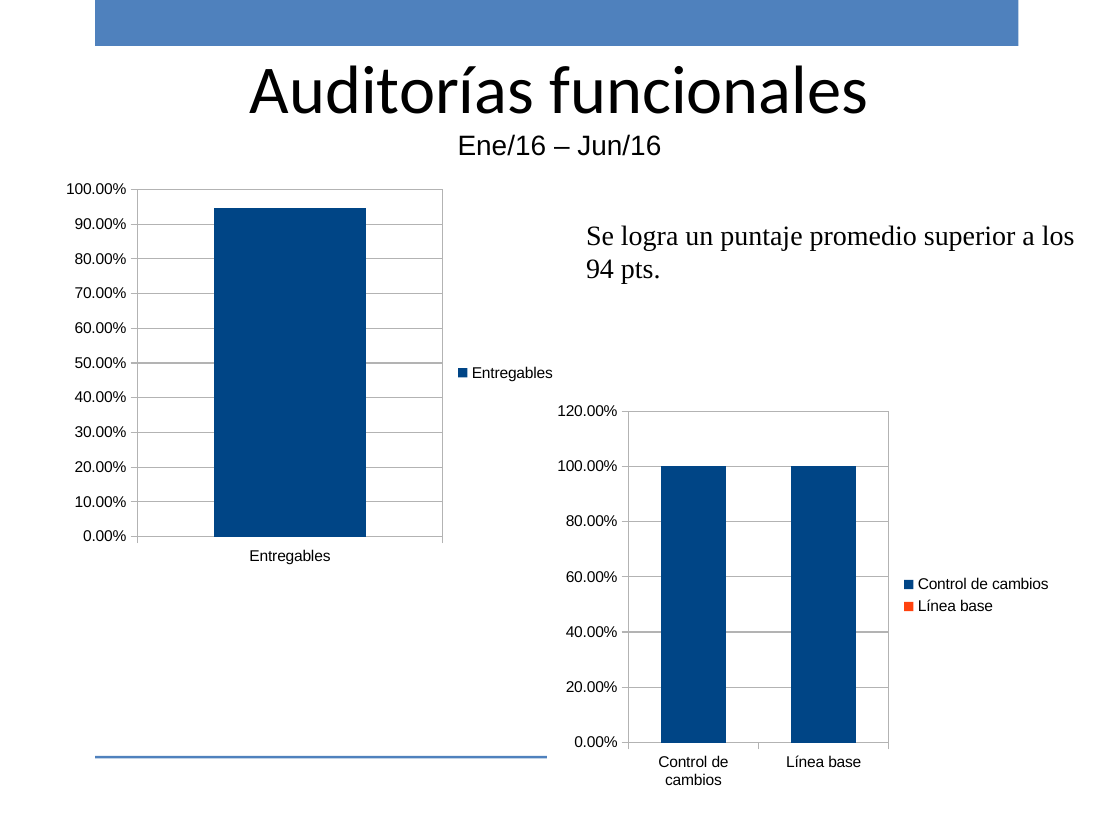
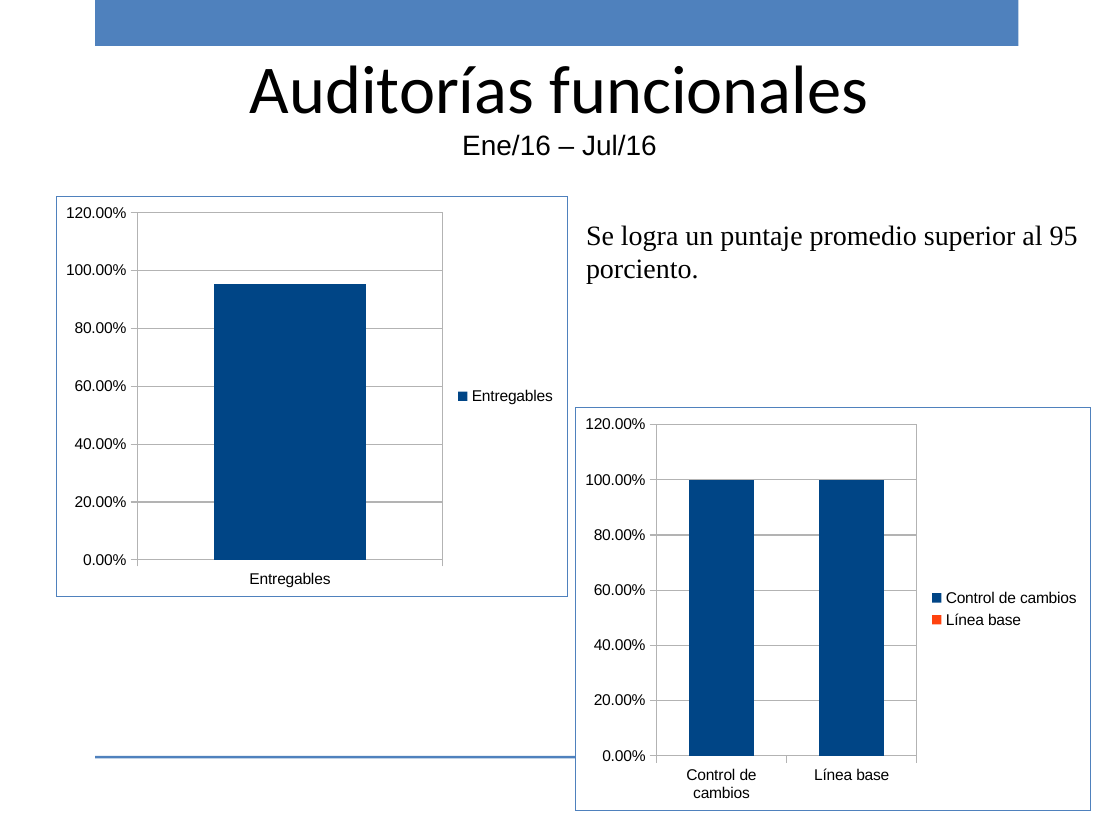
Before and after one commit to ricardo-novelasos/SOSQTP, a slide deck: slide 11 of Proyectos/2016/Métricas y monitoreo/Reporte_monitoreo_2016.pptx. Drawn at 1120x840 pixels with LibreOffice and Linux fonts; fonts in the diff are those of the drawing; background and template pictures are left out. Boxes give left, top, right and bottom in pixels: in the first picture for what was removed or moved away, otherwise in the second. Text is boxed around its words. In the diff, an @@ line names an element or a change of style, - is before the commit and + after.

```diff
--- a/Proyectos/2016/Métricas y monitoreo/Reporte_monitoreo_2016.pptx
+++ b/Proyectos/2016/Métricas y monitoreo/Reporte_monitoreo_2016.pptx
@@ text at <box>462,134,657,156</box>: text changed @@
-Ene/16 – Jun/16
+Ene/16 – Jul/16
@@ column chart at <box>56,196,567,597</box> @@
@@ Funcional Ejecución, Entregables: 0.94 to 0.95 @@
@@ border changed @@
@@ column chart: place and size @@
-column chart at <box>56,172,567,573</box>
+column chart at <box>56,196,567,597</box>
@@ text at <box>586,225,1078,284</box>: text changed @@
-Se logra un puntaje promedio superior a los 94 pts.
+Se logra un puntaje promedio superior al 95 porciento.
@@ column chart at <box>575,408,1091,810</box> @@
@@ border changed @@
@@ column chart: place and size @@
-column chart at <box>547,394,1063,796</box>
+column chart at <box>575,408,1091,810</box>
```
Also in this commit, not shown: 19 other slides changed, 3 other files.
